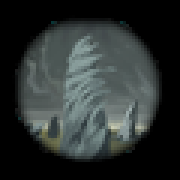
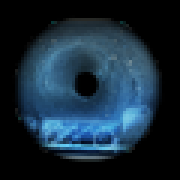
Two versions of the same layered image (180 × 180). Layer-by-layer changes:
added layer "Layer 32" above "Layer 31" over (15, 21, 162, 162)
added layer "Layer 31" above "Layer 30" over (15, 18, 162, 162)
added layer "Layer 30" above "Layer 29" over (15, 18, 162, 162)
added layer "Layer 29" above "Layer 28" over (15, 18, 162, 162)
added layer "Layer 28" above "Layer 27" over (15, 18, 162, 162)
